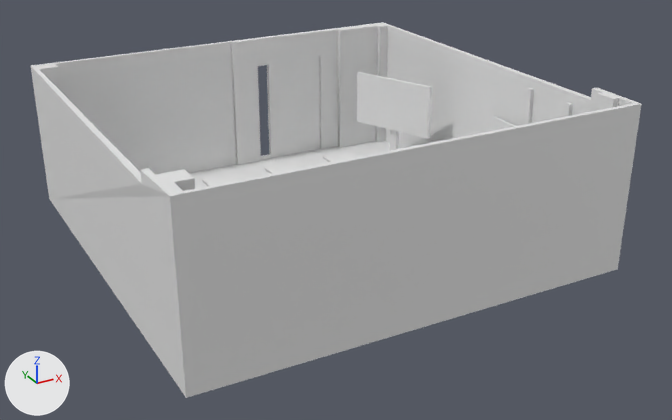
The Blender file Blender/Room.blend, before and after one commit.
Rendered twice from a 50 mm camera at (-7.91, -15.48, 8.06) aimed at (0.26, -0.62, 0.63). Every picture has the same lights, and +X, +Y and +Z are marked at lower left.

Names of what the first picture shows: 'MainRoom', 'Piller3', 'RandomSpacer', 'RandomTürverdeck', 'Whiteboard'.
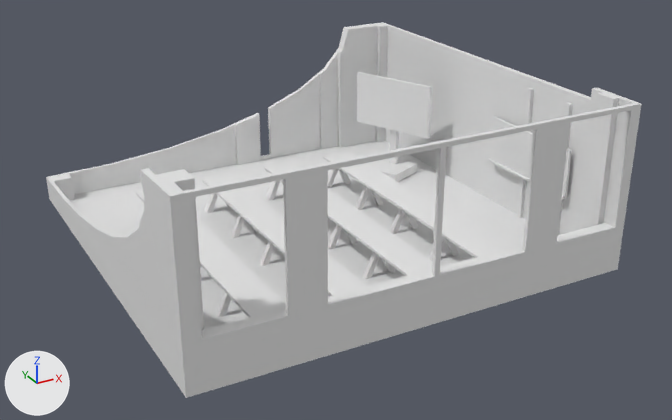
Commit message: Added Room bg to 3d plot

Not drawn themselves, but carrying or shaping drawn objects: ob_window, ob_window_001, ob_window_002, ob_window_003, ob_cutout.

Edits to the bpy script that builds the scene:
```text
Add me_sphere:
    me_sphere.from_pydata(...)  # a UV sphere (32 segments, 16 rings, poles along z) spanning x -1.0..1.0, y -1.0..1.0, z -1.0..1.0
Add me_cube_015:
    me_cube_015.from_pydata(...)  # a box spanning x -1.0..1.0, y -1.0..1.0, z -1.0..1.25
Change ob_mainroom:
    add _m = ob_mainroom.modifiers.new('Boolean.001', 'BOOLEAN')
    add _m.object = ob_cutout
    add _m = ob_mainroom.modifiers.new('Boolean.002', 'BOOLEAN')
    add _m.object = ob_window
    add _m = ob_mainroom.modifiers.new('Boolean.003', 'BOOLEAN')
    add _m.object = ob_window_001
    add _m = ob_mainroom.modifiers.new('Boolean.004', 'BOOLEAN')
    add _m.object = ob_window_002
    add _m = ob_mainroom.modifiers.new('Boolean.005', 'BOOLEAN')
    add _m.object = ob_window_003
Change ob_piller3:
    add _m = ob_piller3.modifiers.new('Boolean', 'BOOLEAN')
    add _m.object = ob_cutout
Change ob_randomtürverdeck:
    add _m = ob_randomtürverdeck.modifiers.new('Boolean.002', 'BOOLEAN')
    add _m.object = ob_cutout
Add ob_cutout:
    ob_cutout = bpy.data.objects.new('cutout', me_sphere)
    ob_cutout.location = (-4.315, 4.315, 3.0)
    ob_cutout.scale = (7.5, 7.5, 2.5)
    ob_cutout.hide_render = True
Add ob_window_002:
    ob_window_002 = bpy.data.objects.new('Window.002', me_cube_015)
    ob_window_002.location = (-0.914, -4.275, 1.889)
    ob_window_002.scale = (1.0, 0.25, 1.0)
    ob_window_002.hide_render = True
Add ob_window:
    ob_window = bpy.data.objects.new('Window', me_cube_015.copy())
    ob_window.location = (-3.293, -4.275, 1.889)
    ob_window.scale = (0.7, 0.25, 1.0)
    ob_window.hide_render = True
Add ob_window_003:
    ob_window_003 = bpy.data.objects.new('Window.003', me_cube_015.copy())
    ob_window_003.location = (3.389, -4.275, 1.889)
    ob_window_003.scale = (0.7, 0.25, 1.0)
    ob_window_003.hide_render = True
Add ob_window_001:
    ob_window_001 = bpy.data.objects.new('Window.001', me_cube_015.copy())
    ob_window_001.location = (1.086, -4.275, 1.889)
    ob_window_001.scale = (0.9, 0.25, 1.0)
    ob_window_001.hide_render = True
```

Pixel boxes (x1, y1, x2, y2) of what changed, in the pictures (672 x 420 px):
'MainRoom', modifiers changed, reshaped
    before: (31, 22, 641, 398)
    after: (46, 22, 641, 398)
'RandomTürverdeck', modifiers changed, reshaped
    before: (231, 23, 382, 165)
    after: (235, 23, 382, 165)
'Piller3', modifiers changed, reshaped
    before: (36, 64, 62, 92)
    after: (51, 174, 75, 200)
'Reihe3', unchanged, uncovered by the edit
    before: (323, 152, 356, 162)
    after: (323, 152, 507, 261)
'Reihe2', unchanged, uncovered by the edit
    before: (264, 162, 299, 174)
    after: (264, 162, 433, 279)
'Reihe1', unchanged, uncovered by the edit
    after: (136, 191, 286, 317)
'Reihe4', unchanged, uncovered by the edit
    before: (202, 174, 237, 186)
    after: (202, 174, 367, 296)
